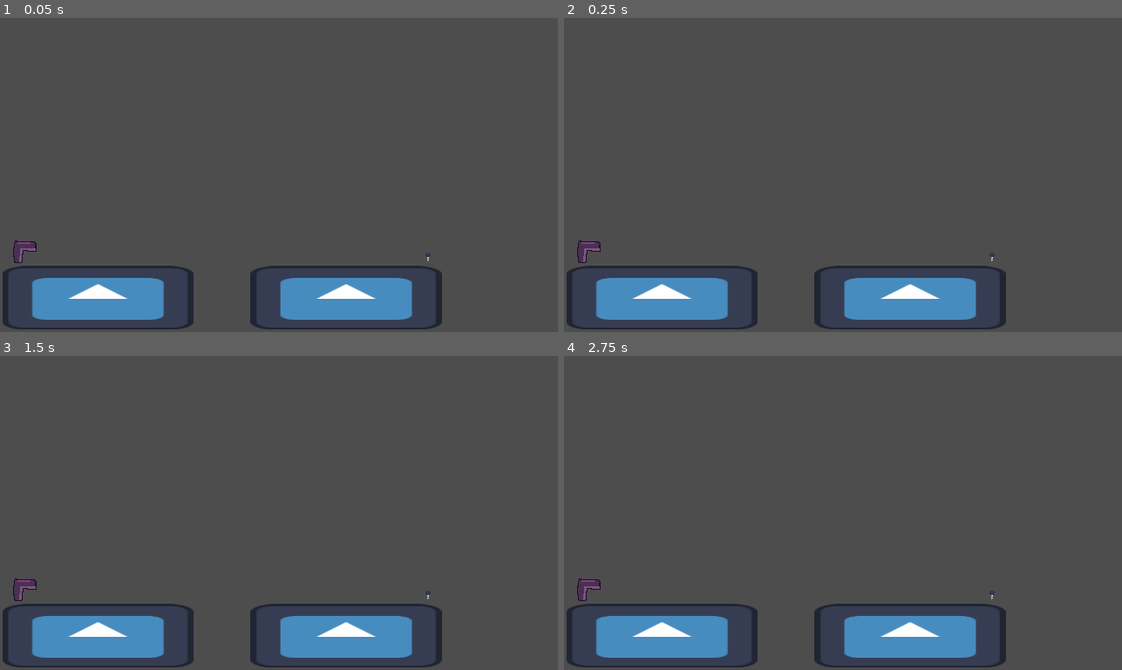
Above: before the commit, frames 1-4 (two rows, left to right).
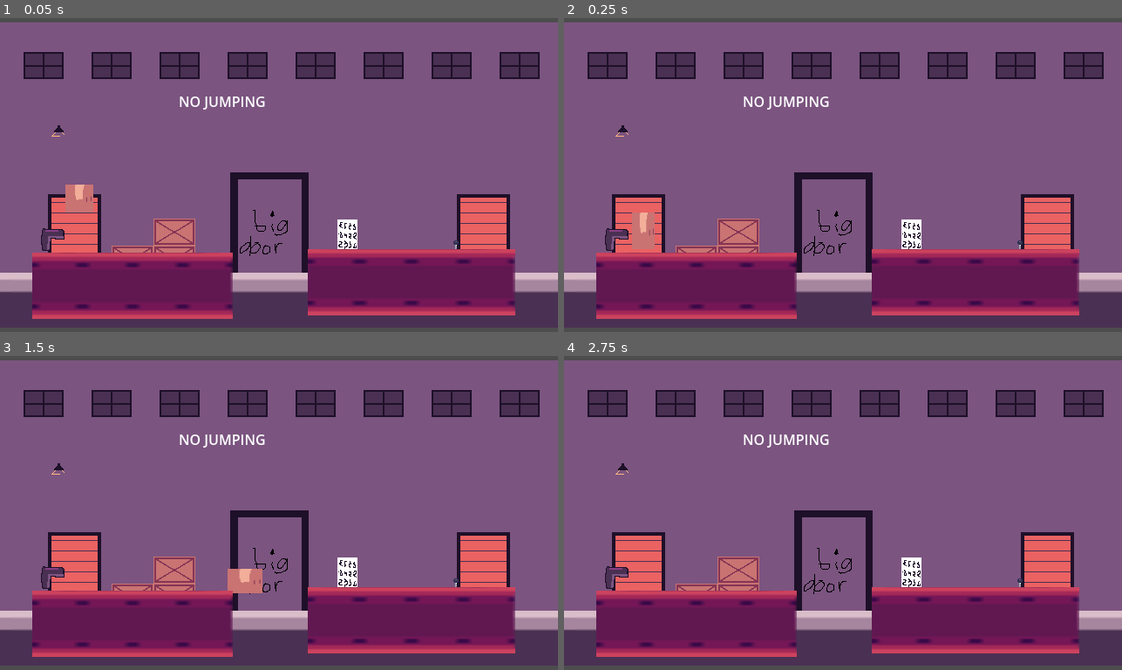
Above: after the commit, the same moments.

Repository: ben360xx/Outta-The-Box-Game-Jam
Game: Godot game, scene res://Scenes/no_jump.tscn
The game is run twice, just before and just after one commit, with the same random seed, the same clock (stepped at 60 frames per second) and the same inputs. This scene is started directly instead of the project's main scene. The engine's default icon, where the game draws it, is replaced by a stand-in: a white triangle on a blue panel in a dark square.
Inputs (mouse positions are in pixels of both pictures, inside the frame that each line leads up to):
- Up to frame 1 (0.05 s): no input
- Up to frame 2 (0.25 s): no input
- Up to frame 3 (1.5 s): tap Enter at 0.5 s; move the mouse to (401, 497) at 0.52 s; hold D (RIGHT) from 0.53 s (still down); click (401, 497) at 0.6 s; tap W (UP) at 0.77, 0.8, 1.07, 1.35 s; move the mouse to (167, 528) at 1.27 s
- Up to frame 4 (2.75 s): tap W (UP) at 1.52, 1.82, 2.3 s; click (731, 528) at 1.55 s; move the mouse to (898, 443) at 2.02 s; release D (RIGHT) at 2.03 s; hold A (LEFT) from 2.03 s (still down); click (898, 443) at 2.1 s

The runs differ from the first frame. In frame 1, 95% of the frame differs, in the area x 0-100%, y 1-100%; in frame 2, 95%; in frame 3, 95%; in frame 4, 95%.

Commit message:
Art in game

Diff:
--- a/Scenes/no_jump.tscn
+++ b/Scenes/no_jump.tscn
@@ -1,43 +1,51 @@
 [gd_scene format=3 uid="uid://01qb8oca3dhj"]
 
-[ext_resource type="Texture2D" uid="uid://bi50apbotjkam" path="res://icon.svg" id="1_k2k4y"]
 [ext_resource type="Texture2D" uid="uid://b7tbffnnsplj" path="res://Assets/Key.png" id="2_qkbhd"]
 [ext_resource type="Texture2D" uid="uid://bq7a40qht0wx4" path="res://Assets/Gun.png" id="3_jxv2s"]
+[ext_resource type="Script" uid="uid://bllnwxyqo3hhy" path="res://Scripts/player.gd" id="4_g21ot"]
+[ext_resource type="Texture2D" uid="uid://v1nysdk5ujqa" path="res://Assets/gamejamBack.jpg" id="5_4d1we"]
+[ext_resource type="Texture2D" uid="uid://b40pm7d5o0tkq" path="res://Assets/Player.png" id="6_od6g6"]
+[ext_resource type="Script" uid="uid://dd8tm4aogy4bu" path="res://Scripts/Sqsh&Strch.gd" id="7_7au8e"]
+[ext_resource type="Texture2D" uid="uid://cmpi2poxgpgyp" path="res://Assets/WarehouseTileSet.png" id="7_g21ot"]
+[ext_resource type="AudioStream" uid="uid://3v4skbtca271" path="res://Assets/Sound/Shooting1.wav" id="8_4d1we"]
 
-[sub_resource type="RectangleShape2D" id="RectangleShape2D_yvox0"]
-size = Vector2(128.00003, 129.60002)
+[sub_resource type="RectangleShape2D" id="RectangleShape2D_2qmnv"]
+size = Vector2(28, 25)
 
 [sub_resource type="RectangleShape2D" id="RectangleShape2D_xqk8d"]
 size = Vector2(7, 14.775383)
 
-[sub_resource type="RectangleShape2D" id="RectangleShape2D_2qmnv"]
-size = Vector2(28, 25)
+[sub_resource type="RectangleShape2D" id="RectangleShape2D_1uy8f"]
+size = Vector2(28, 28)
+
+[sub_resource type="RectangleShape2D" id="RectangleShape2D_4d1we"]
+size = Vector2(234, 67)
 
 [node name="Basic Jump" type="Node2D" unique_id=2024985305]
 
-[node name="Floor" type="Sprite2D" parent="." unique_id=1191416539]
-position = Vector2(112.374985, 321.00003)
-scale = Vector2(1.7128909, 0.57031226)
-texture = ExtResource("1_k2k4y")
+[node name="Camera2D" type="Camera2D" parent="." unique_id=988977271]
+position = Vector2(288, 194)
 
-[node name="StaticBody2D" type="StaticBody2D" parent="Floor" unique_id=1431780860]
+[node name="Sprite2D" type="Sprite2D" parent="Camera2D" unique_id=410166694]
+z_index = -1
+texture = ExtResource("5_4d1we")
 
-[node name="CollisionShape2D" type="CollisionShape2D" parent="Floor/StaticBody2D" unique_id=992730813]
-position = Vector2(0, 0.7999878)
-scale = Vector2(0.99999976, 1)
-shape = SubResource("RectangleShape2D_yvox0")
+[node name="Sprite2D" type="Sprite2D" parent="." unique_id=1848932818]
+position = Vector2(440, 317)
+scale = Vector2(7.4375, 2.375)
+texture = ExtResource("7_g21ot")
+region_enabled = true
+region_rect = Rect2(0, 32, 32, 32)
 
-[node name="Floor2" type="Sprite2D" parent="." unique_id=115421384]
-position = Vector2(397, 321)
-scale = Vector2(1.7128909, 0.57031226)
-texture = ExtResource("1_k2k4y")
+[node name="Gun" type="Sprite2D" parent="." unique_id=1555684794]
+position = Vector2(26, 265)
+texture = ExtResource("3_jxv2s")
 
-[node name="StaticBody2D" type="StaticBody2D" parent="Floor2" unique_id=1754121361]
+[node name="Area2D" type="Area2D" parent="Gun" unique_id=1684787249]
 
-[node name="CollisionShape2D" type="CollisionShape2D" parent="Floor2/StaticBody2D" unique_id=1768958176]
-position = Vector2(0, 0.7999878)
-scale = Vector2(0.99999976, 1)
-shape = SubResource("RectangleShape2D_yvox0")
+[node name="CollisionShape2D" type="CollisionShape2D" parent="Gun/Area2D" unique_id=1953469125]
+position = Vector2(3, 2.5)
+shape = SubResource("RectangleShape2D_2qmnv")
 
 [node name="Key" type="Sprite2D" parent="." unique_id=1638560128]
 position = Vector2(491, 272)
@@ -49,12 +57,59 @@
 position = Vector2(-0.6479492, 2.6123123)
 shape = SubResource("RectangleShape2D_xqk8d")
 
-[node name="Gun" type="Sprite2D" parent="Key" unique_id=1555684794]
-position = Vector2(-465, -7)
+[node name="Player" type="CharacterBody2D" parent="." unique_id=947301437]
+position = Vector2(59, 220)
+up_direction = Vector2(0, 1)
+script = ExtResource("4_g21ot")
+fallGraV = 1.6
+
+[node name="Sprite" type="Node2D" parent="Player" unique_id=514614669]
+position = Vector2(0, 16)
+
+[node name="Sprite" type="Sprite2D" parent="Player/Sprite" unique_id=1075925577]
+position = Vector2(0, -16)
+texture = ExtResource("6_od6g6")
+script = ExtResource("7_7au8e")
+max_stretch = 0.8
+
+[node name="Gun" type="Sprite2D" parent="Player/Sprite/Sprite" unique_id=1729407474]
+position = Vector2(11, 12)
+rotation = 0.037044674
 texture = ExtResource("3_jxv2s")
 
-[node name="Area2D" type="Area2D" parent="Key/Gun" unique_id=1684787249]
+[node name="CollisionShape2D" type="CollisionShape2D" parent="Player" unique_id=184738365]
+position = Vector2(0, 2)
+shape = SubResource("RectangleShape2D_1uy8f")
 
-[node name="CollisionShape2D" type="CollisionShape2D" parent="Key/Gun/Area2D" unique_id=1953469125]
-position = Vector2(3, 2.5)
-shape = SubResource("RectangleShape2D_2qmnv")
+[node name="StaticBody2D" type="StaticBody2D" parent="." unique_id=1821603833]
+position = Vector2(49, 343)
+
+[node name="CollisionShape2D" type="CollisionShape2D" parent="StaticBody2D" unique_id=1484627328]
+position = Vector2(74, -23.5)
+shape = SubResource("RectangleShape2D_4d1we")
+
+[node name="Sprite2D" type="Sprite2D" parent="StaticBody2D" unique_id=1538444055]
+position = Vector2(71.00001, -22)
+scale = Vector2(7.1875005, 2.375)
+texture = ExtResource("7_g21ot")
+region_enabled = true
+region_rect = Rect2(0, 32, 32, 32)
+
+[node name="StaticBody2D2" type="StaticBody2D" parent="." unique_id=1931597385]
+position = Vector2(393, 339)
+
+[node name="CollisionShape2D" type="CollisionShape2D" parent="StaticBody2D2" unique_id=1164677263]
+position = Vector2(47.5, -23.5)
+shape = SubResource("RectangleShape2D_4d1we")
+
+[node name="Label" type="Label" parent="." unique_id=1726236311]
+offset_left = 173.0
+offset_top = 98.0
+offset_right = 397.0
+offset_bottom = 121.0
+text = "NO JUMPING"
+
+[node name="GunSound" type="AudioStreamPlayer" parent="." unique_id=748233309]
+stream = ExtResource("8_4d1we")
+
+[connection signal="body_shape_entered" from="Gun/Area2D" to="Player" method="_on_no_jump_gun_entered"]
--- a/Scripts/player.gd
+++ b/Scripts/player.gd
@@ -1,7 +1,7 @@
 extends CharacterBody2D
 
 @export var SPEED : float = 200.0
-@export var KICKBACK : float = 600.0
+@export var KICKBACK : float = 700.0
 @export var JUMP_VELOCITY : float = 400.0
 @export var jump :bool = false
 @export var walljump :bool = true
@@ -48,7 +48,7 @@
 
 		var wall_normal = get_wall_normal()
 
-		velocity.y = -JUMP_VELOCITY
+		velocity.y += -JUMP_VELOCITY
 		velocity.x = wall_normal.x * SPEED * 2
 
 
@@ -71,8 +71,9 @@
 
 	# Gun Kickback
 	if Input.is_action_just_pressed("SHOOT") and gun:
-		var mouse_direction = global_position.direction_to(get_local_mouse_position())
-		velocity = -mouse_direction * KICKBACK
+		var mouse_direction = global_position.direction_to(get_global_mouse_position())
+		velocity += -mouse_direction * KICKBACK
+		get_parent().get_node("GunSound").play()
 
 
 	move_and_slide()
@@ -88,3 +89,9 @@
 
 func _on_pass_jump_sign(body: Node2D) -> void:
 	jump = !jump # Replace with function body.
+
+
+func _on_no_jump_gun_entered(body_rid: RID, body: Node2D, body_shape_index: int, local_shape_index: int) -> void:
+	gun = true
+	get_node("Sprite/Sprite/Gun").show()
+	get_parent().get_node("Gun").queue_free()
--- /dev/null
+++ b/editor_plugin.gd
@@ -0,0 +1,15 @@
+@tool
+extends EditorPlugin
+
+
+var import_plugin
+
+
+func _enter_tree():
+	import_plugin = preload("import_plugin.gd").new()
+	add_import_plugin(import_plugin)
+
+
+func _exit_tree():
+	remove_import_plugin(import_plugin)
+	import_plugin = null
--- /dev/null
+++ b/import_plugin.gd
@@ -0,0 +1,66 @@
+@tool
+extends EditorImportPlugin
+
+func _get_importer_name():
+	return "vormag.aseprite"
+
+func _get_visible_name():
+	return "Aseprite Animation"
+
+func _get_recognized_extensions():
+	return ["ase", "aseprite"]
+
+func _get_save_extension():
+	return "res"
+
+func _get_resource_type():
+	return "Resource"
+
+func _get_import_options(path: String, preset_index: int) -> Array[Dictionary]:
+	return []
+
+func _import(source_file, save_path, options, r_platform_variants, r_gen_files):
+	var document: AsepriteDocument = AsepriteParser.parse(source_file)
+	var animation: AsepriteAnimation = AsepriteAnimation.new()
+
+	animation.size = Vector2(
+		document.header._width,
+		document.header._height
+	)
+	animation.layers = []
+	animation.animations = []
+	animation.frame_durations = []
+	animation.frame_positions = {}
+	animation.textures = {}
+	for _frame: AsepriteDocument.AsepriteFrame in document.frames:
+		animation.frame_durations.append(_frame._duration)
+
+	for _layer: String in document.get_unique_layer_names():
+		if not _layer.begins_with("ref"):
+			animation.layers.append(_layer)
+
+	for tag: AsepriteTagsChunk.AsepriteTag in document.get_tags():
+		animation.animations.append(tag.name)
+		animation.frame_positions[tag.name] = [tag.from, tag.to]
+
+	var empty_image = Image.create(
+		animation.size.x,
+		animation.size.y,
+		false,
+		Image.FORMAT_RGBA8
+	)
+	var empty_image_texture: ImageTexture = ImageTexture.create_from_image(empty_image)
+
+	for layer_name: String in animation.layers:
+		var layer: AsepriteLayerChunk = document.get_layer(layer_name)
+		for tag: AsepriteTagsChunk.AsepriteTag in document.get_tags():
+			var animation_name = tag.name
+			var textures = []
+			for frame_index in range(tag.from, tag.to + 1):
+				var image = document.get_layer_image(frame_index, layer)
+				var texture: Texture2D = ImageTexture.create_from_image(image) if image else empty_image_texture
+				textures.append(texture)
+
+			animation.textures["%s/%s" % [layer_name, animation_name]] = textures
+
+	return ResourceSaver.save(animation, "%s.%s" % [save_path, _get_save_extension()])
--- /dev/null
+++ b/plugin.cfg
@@ -0,0 +1,7 @@
+[plugin]
+
+name="Aseprite Importer"
+description="Aseprite Animation Importer"
+author="Oleh Kasian"
+version="0.0.1"
+script="editor_plugin.gd"
--- a/project.godot
+++ b/project.godot
@@ -15,6 +15,10 @@
 config/features=PackedStringArray("4.6", "Forward Plus")
 config/icon="res://icon.svg"
 
+[aseprite_importers]
+
+aseprite_executable_path="C:/Users/wkg75/Downloads/Aseprite-v1.3.16.1-trial-Portable/Aseprite-v1.3.16.1-trial/Aseprite.exe"
+
 [display]
 
 window/size/viewport_width=640
@@ -25,7 +29,7 @@
 
 [editor_plugins]
 
-enabled=PackedStringArray("res://addons/ridiculous_coding/plugin.cfg")
+enabled=PackedStringArray("res://addons/nklbdev.aseprite_importers/plugin.cfg", "res://addons/ridiculous_coding/plugin.cfg")
 
 [input]
 
Not shown, added: Assets/Sound/Shooting1.wav.import
Binary file added: Assets/WarehouseTileSet.png
Not shown, added: Assets/WarehouseTileSet.png.import
Binary file added: Assets/gamejamBack.jpg
Not shown, added: Assets/gamejamBack.jpg.import
Binary file removed: SpriteSheet.ase
Not shown, added: addons/nklbdev.aseprite_importers/aseprite_image_format_loader_extension.gd
Not shown, added: addons/nklbdev.aseprite_importers/aseprite_image_format_loader_extension.gd.uid
Not shown, added: addons/nklbdev.aseprite_importers/common.gd
Not shown, added: addons/nklbdev.aseprite_importers/common.gd.uid
Not shown, added: addons/nklbdev.aseprite_importers/editor_import_plugins/_animation_importer_base.gd
Not shown, added: addons/nklbdev.aseprite_importers/editor_import_plugins/_animation_importer_base.gd.uid
(and 23 more such lines)
